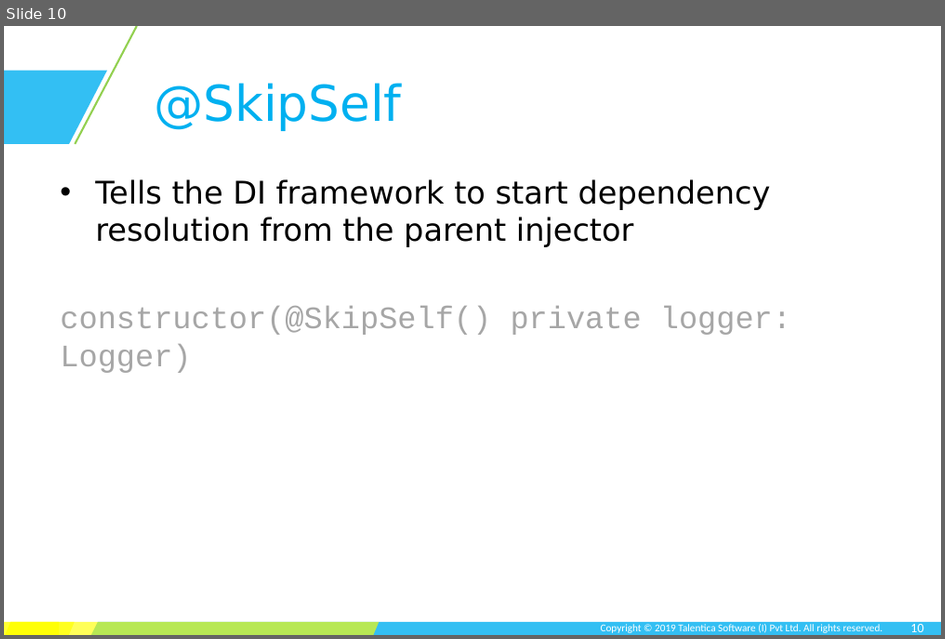
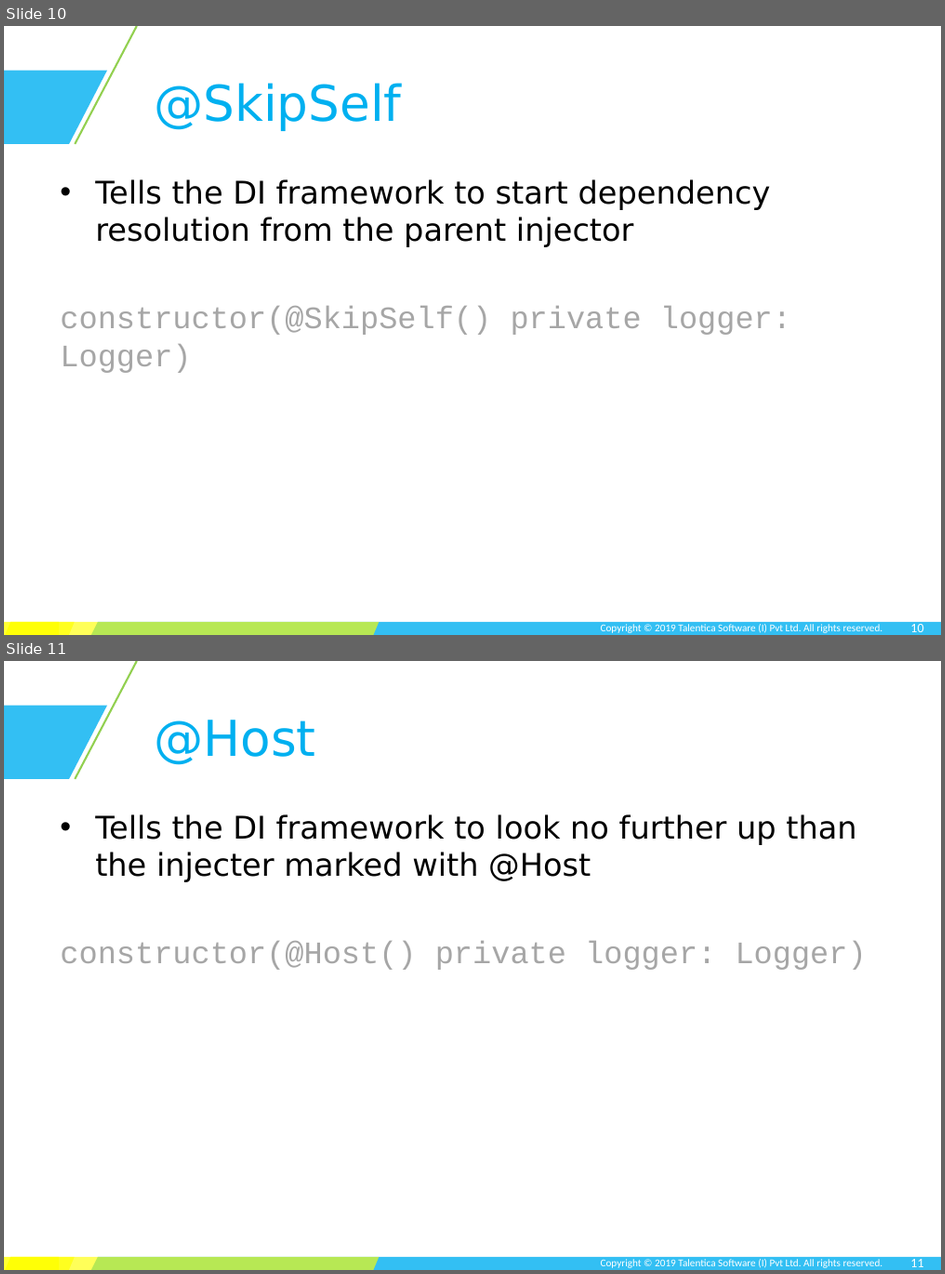
Before and after one commit to TusharRajGupt/angular-demo, a slide deck: session-7/Session 7.pptx. Shown one above the other, each under a label of ours: slide 10 before the commit, slides 10 and 11 after it. The pictures are 945x639 and 945x1274 pixels, drawn with LibreOffice and Linux fonts; fonts in the diff are those of the drawing; background and template pictures are left out. Boxes give left, top, right and bottom in pixels: in the first picture for what was removed or moved away, otherwise in the second. Text is boxed around its words. In the diff, an @@ line names an element or a change of style, - is before the commit and + after.

```diff
--- a/session-7/Session 7.pptx
+++ b/session-7/Session 7.pptx
@@ slide 11 added at box(4, 661, 941, 1270), background #FFFFFF; not listed: 7 template elements that a slide beside it also shows @@
@@ title added at box(154, 720, 316, 765), 38 pt, text #00B0F0 @@
+@Host
@@ text added at box(60, 814, 867, 970), 24 pt, text #000000 @@
+• Tells the DI framework to look no further up than the injecter marked with @Host
+constructor(@Host() private logger: Logger)
@@ page number added at box(911, 1259, 924, 1267), 10 pt, text #FFFFFF @@
+11
```
Also in this commit, not shown: 1 slide changed, 1 other slide added, 21 other files.
